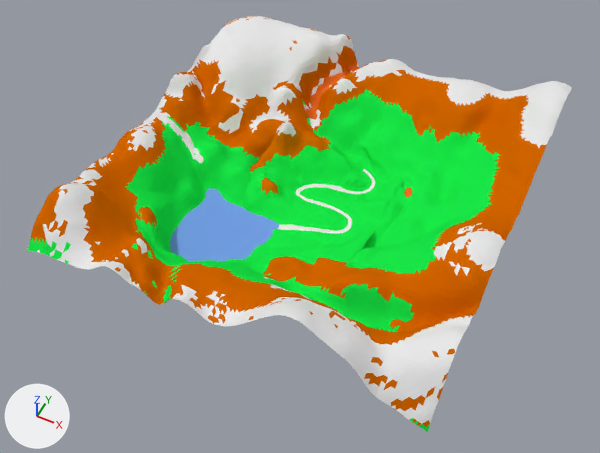
Before and after pictures for a commit that changed the Blender file Assets/Scenes/level1/Map_Level1.blend.
Before and after are seen from a 50 mm camera at (122.0, -258.0, 310.0) aimed at (2.0, -18.0, 10.0). The lights are fixed; the arrows at lower left show +X, +Y and +Z.

Objects in the first picture: 'Plane.001', 'Plane.004', 'terrain', 'water'.
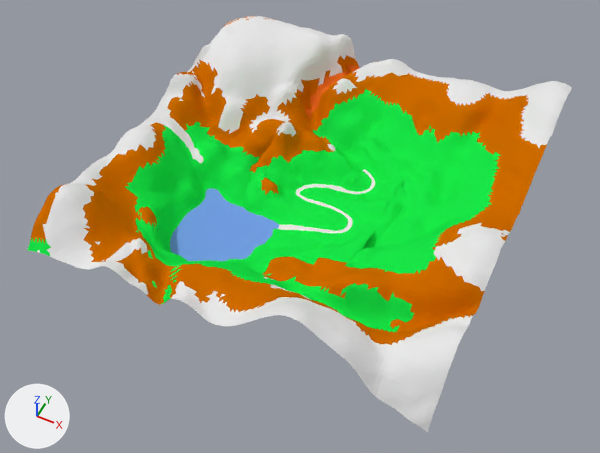
The change, as a list of edits to the scene's bpy script:
```text
Change me_plane:
    used by ob_plane_001; location = (0.0, 0.0, 0.0); scale = (99.4, 99.4, 99.4)
    remove me_plane.from_pydata(...)  # 10036 vertices, 19639 faces; spans x -0.98..0.97, y -0.98..0.97, z -0.05..0.55
    add me_plane.from_pydata(...)  # 10034 vertices, 19670 faces; spans x -0.98..0.97, y -0.98..0.97, z -0.05..0.55
    me_plane part 1
    8 vertices are removed from x -0.83..-0.69, y 0.0..0.1, z 0.12..0.18
    56 faces are deleted
    1 vertex moves within x -0.71, y 0.03, z 0.13
    6 vertices are added at (-0.83, 0.1, 0.19), (-0.79, 0.04, 0.18), (-0.81, 0.1, 0.17), (-0.78, 0.03, 0.17), (-0.71, 0.04, 0.13), (-0.77, 0.08, 0.15)
    4 new faces join them, mat_mountain01 (orange #ce6b00)
    68 new faces join them, mat_snow01_001 (white #e7e7e7)
    15 new faces join them, mat_terraingrass01 (green #1ae749)
    me_plane part 2: 45 faces spanning x -0.91..0.97, y -0.98..0.41, z 0.1..0.32 switch from mat_terraingrass01 (green #1ae749) to mat_snow01_001 (white #e7e7e7)
    me_plane part 3: 715 faces spanning x -0.98..0.97, y -0.98..0.97, z 0.15..0.51 switch from mat_mountain (orange #d16400) to mat_snow01_001 (white #e7e7e7)
    me_plane part 4: 5647 faces spanning x -0.98..0.97, y -0.96..0.97, z 0.03..0.46 switch from mat_mountain (orange #d16400) to mat_mountain01 (orange #ce6b00)
    me_plane part 5: 39 faces spanning x -0.34..-0.11, y 0.51..0.95, z 0.07..0.26 switch from mat_snow01_001 (white #e7e7e7) to mat_mountain01 (orange #ce6b00)
    me_plane part 6: 10 faces spanning x 0.39..0.43, y 0.22..0.28, z 0.12..0.13 switch from mat_pathforenemies (orange #e76b23) to mat_terraingrass01 (green #1ae749)
    me_plane part 7: 7 faces spanning x -0.3..-0.26, y 0.57..0.63, z 0.09..0.11 switch from mat_pathforenemies (orange #e76b23) to mat_mountain01 (orange #ce6b00)
Change me_plane_002:
    used by ob_terrain; location = (0.0, 0.0, 0.0); scale = (36.0, 36.0, 36.0)
    remove me_plane_002.from_pydata(...)  # 3142 vertices, 5968 faces, 2 loose edges; spans x -1.07..1.01, y -1.02..1.02, z -0.07..0.71
    add me_plane_002.from_pydata(...)  # 3142 vertices, 5968 faces; spans x -1.07..1.01, y -1.02..1.02, z -0.07..0.71
    me_plane_002 part 8: 45 faces spanning x -1.01..-0.14, y 0.12..1.01, z 0.26..0.41 switch from mat_terraingrass01 (green #1ae749) to mat_mountain01 (orange #ce6b00)
```

Boxes [x1, y1, x2, y2] around the edits, measured in the pictures (600 x 453 px):
part 1 of me_plane, built on: [163, 116, 205, 165] in both
part 2 of me_plane, recoloured (green to white): [47, 122, 430, 432] in both
part 3 of me_plane, recoloured (orange to white): [46, 27, 509, 427] in both
part 4 of me_plane, recoloured: [43, 55, 512, 327] in both
part 5 of me_plane, recoloured: [304, 63, 359, 129] in both
part 6 of me_plane, recoloured: [404, 187, 413, 197] in both
part 7 of me_plane, recoloured: [310, 110, 318, 120] in both
part 8 of me_plane_002, recoloured (green to orange): [254, 146, 334, 172] in both
